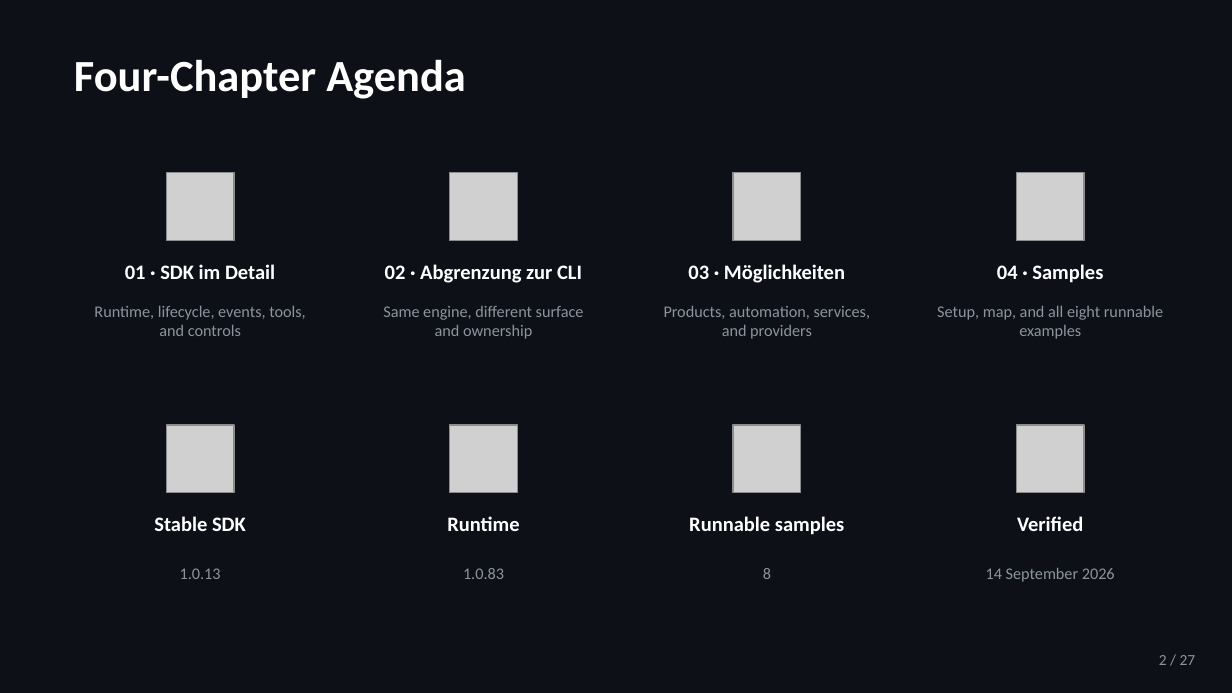
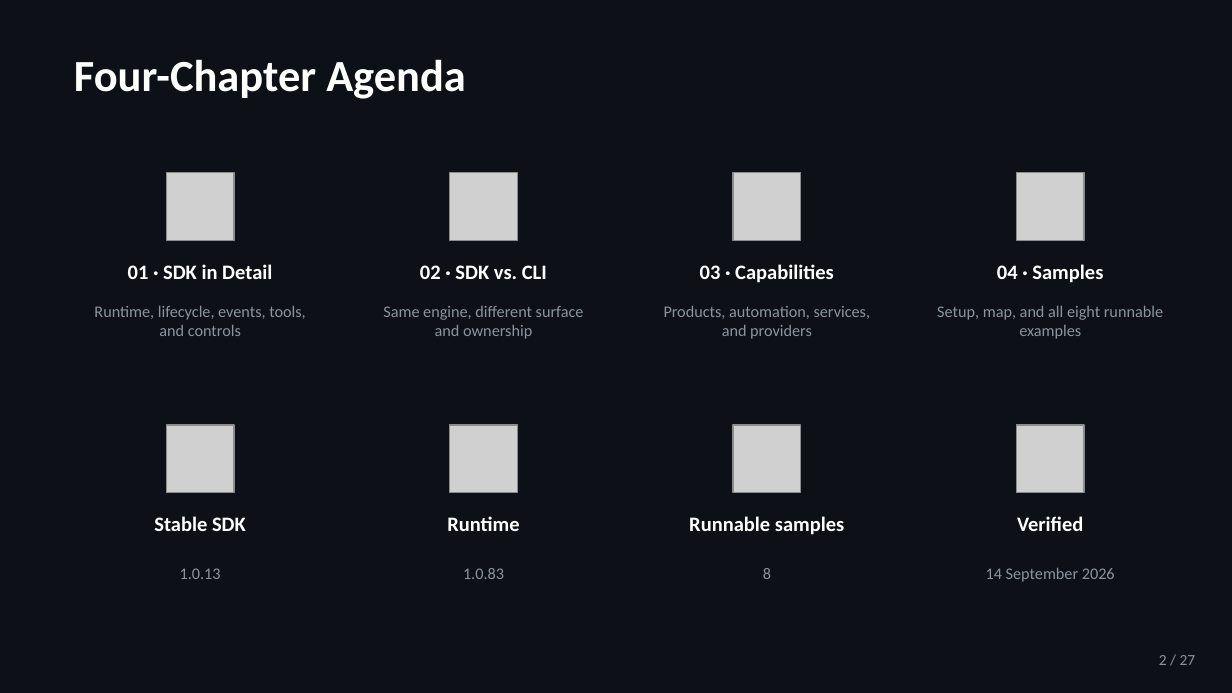
Before and after one commit to jeffrey-groneberg/ghcp_sdk, a slide deck: slide 2 of GitHub-Copilot-SDK.pptx. Drawn at 1232x693 pixels with LibreOffice and Linux fonts; fonts in the diff are those of the drawing; grey boxes stand for pictures. Boxes give left, top, right and bottom in pixels: in the first picture for what was removed or moved away, otherwise in the second. Text is boxed around its words. In the diff, an @@ line names an element or a change of style, - is before the commit and + after.

```diff
--- a/GitHub-Copilot-SDK.pptx
+++ b/GitHub-Copilot-SDK.pptx
@@ text at bbox=[128, 264, 272, 279]: text changed @@
-01 · SDK im Detail
+01 · SDK in Detail
@@ text at bbox=[420, 265, 547, 279]: text changed @@
-02 · Abgrenzung zur CLI
+02 · SDK vs. CLI
@@ text at bbox=[700, 264, 834, 283]: text changed @@
-03 · Möglichkeiten
+03 · Capabilities
```
Also in this commit, not shown: 10 other slides changed, 1 other file.
